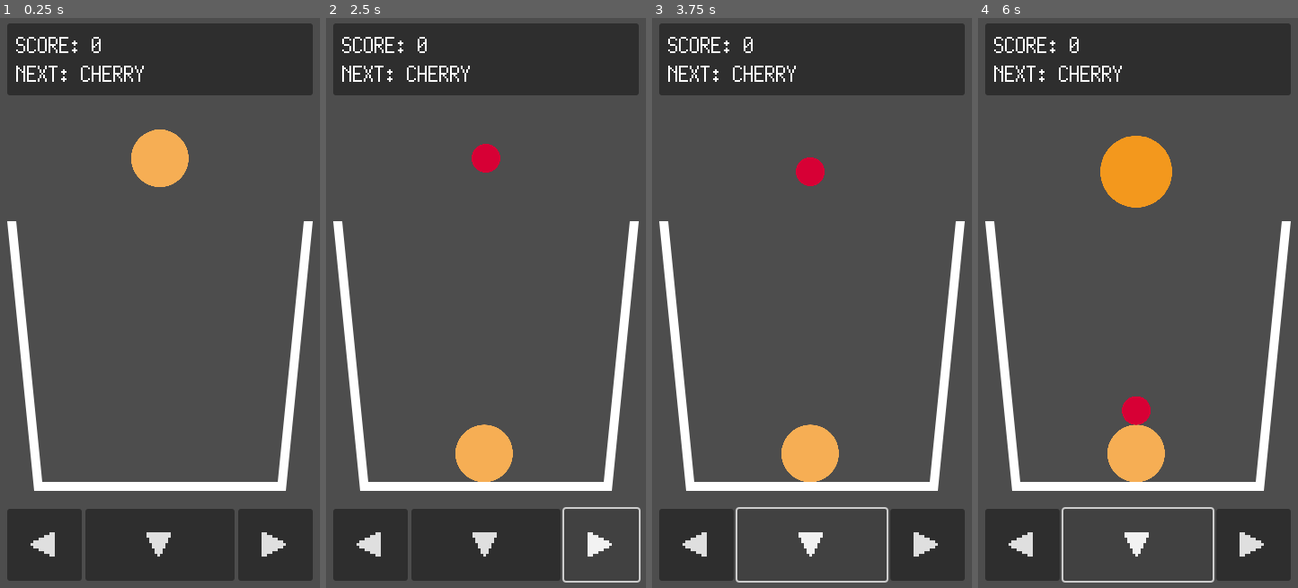
Above: before the commit, frames 1-4 (left to right).
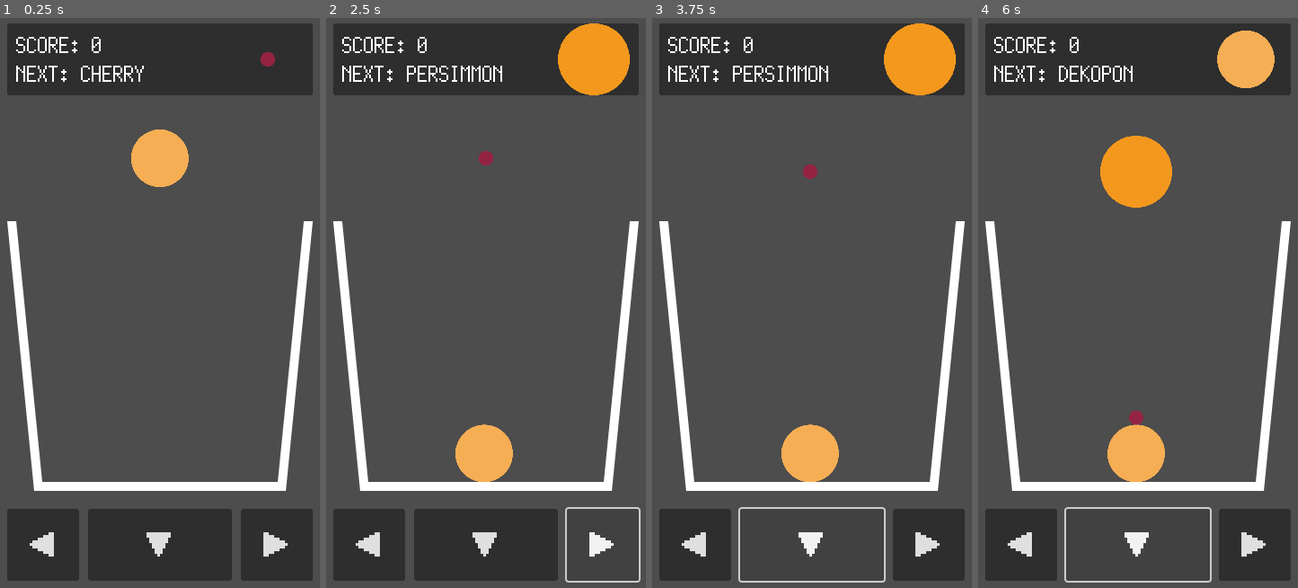
Above: after the commit, the same moments.

Repository: kamikoloss/fruits-puzzle
Game: Godot game, scene res://scenes/main.tscn
The game is run twice, just before and just after one commit, with the same random seed, the same clock (stepped at 60 frames per second) and the same inputs.
Inputs:
- Up to frame 1 (0.25 s): no input
- Up to frame 2 (2.5 s): click "◀" at 0.5 s; click "▼" at 1.25 s; click "▶" at 2 s
- Up to frame 3 (3.75 s): click "◀" at 2.75 s; click "▼" at 3.5 s
- Up to frame 4 (6 s): click "▶" at 4.25 s; click "◀" at 5 s; click "▼" at 5.75 s

The runs differ from the first frame. In frame 1, 0.6% of the frame differs, in the area x 9-90%, y 5-99%; in frame 2, 3.4%; in frame 3, 3.5%, in the area x 9-95%, y 0-100%; in frame 4, 2.6%.

Commit message:
次のフルーツを表示するようにした

Diff:
--- a/scenes/game.gd
+++ b/scenes/game.gd
@@ -16,12 +16,13 @@
 
 # 現在/次のフルーツ
 var _current_fruit = null
-var _next_fruit = null
 var _current_fruit_id = 0
+var _next_fruit_type = Global.FruitType.NONE
+var _next_fruit_sprite = null
 
 # UI
-var _text_score = null
-var _text_next = null
+var _score_text = null
+var _next_text = null
 
 # ボタンの状態
 var _is_button_left_down = false
@@ -34,10 +35,12 @@
 	Global.score_changed.connect(_on_score_changed)
 
 	# UI
-	_text_score = $"../UI/CanvasLayer/VBoxContainer/Header/MarginContainer/Scores/TextScore"
-	_text_next = $"../UI/CanvasLayer/VBoxContainer/Header/MarginContainer/Scores/TextNext"
-	_text_score.text = "SCORE: {0}".format([0])
+	_score_text = $"../UI/CanvasLayer/VBoxContainer/Header/MarginContainer/Texts/Score"
+	_next_text = $"../UI/CanvasLayer/VBoxContainer/Header/MarginContainer/Texts/Next"
+	_next_fruit_sprite = $"../UI/CanvasLayer/VBoxContainer/Header/NextFruit"
+	_score_text.text = "SCORE: {0}".format([0])
 
+	_choose_next_fruit()
 	_create_new_fruit()
 
 
@@ -46,23 +49,23 @@
 	_move_fruit()
 
 
-func _on_button_left_button_down():
+func _on_left_button_down():
 	_is_button_left_down = true
 
 
-func _on_button_left_button_up():
+func _on_left_button_up():
 	_is_button_left_down = false
 
 
-func _on_button_right_button_down():
+func _on_right_button_down():
 	_is_button_right_down = true
 
 
-func _on_button_right_button_up():
+func _on_right_button_up():
 	_is_button_right_down = false
 
 
-func _on_button_drop_button_up():
+func _on_drop_button_up():
 	if _current_fruit == null:
 		return
 
@@ -79,22 +82,35 @@
 
 # スコア変更時の処理
 func _on_score_changed(score):
-	_text_score.text = "SCORE: {0}".format([score])
+	_score_text.text = "SCORE: {0}".format([score])
 
 
-# 新しいフルーツを生成する
-# TODO: 引数でフルーツの種類を指定できるようにする
+# 新しいフルーツを作成する
 func _create_new_fruit():
 	_current_fruit = FRUIT_SCENE.instantiate()
-
-	var _new_type = FRUIT_DEFAULT_TYPES[randi() % FRUIT_DEFAULT_TYPES.size()]
-	#_text_next.text = "NEXT: {0}.format(_new_type)"
-
-	_current_fruit.setup(_current_fruit_id, _new_type)
+	_current_fruit.setup(_current_fruit_id, _next_fruit_type)
 	_current_fruit_id += 1
 	_current_fruit.global_position = FRUIT_DEFAULT_POSITION
 	_current_fruit.get_node("RigidBody2D").freeze = true
 	get_tree().root.get_node("Main/Fruits").add_child(_current_fruit)
+
+	_choose_next_fruit()
+
+
+# 次のフルーツを選択する
+func _choose_next_fruit():
+	# 次のフルーツの種類を抽選する
+	_next_fruit_type = FRUIT_DEFAULT_TYPES[randi() % FRUIT_DEFAULT_TYPES.size()]
+	var _next_fruit_data = Global.FRUIT_DATA[_next_fruit_type]
+
+	# 次のフルーツの文字を更新する
+	var _next_fruit_name = _next_fruit_data["name"]
+	_next_text.text = "NEXT: {0}".format([_next_fruit_name])
+
+	# 次のフルーツの画像を更新する
+	var _next_scale = float(_next_fruit_data["scale"]) / 256
+	_next_fruit_sprite.scale = Vector2(_next_scale, _next_scale)
+	_next_fruit_sprite.modulate = Color(_next_fruit_data["color"])
 
 
 # フルーツを左右に動かす
--- a/scenes/main.tscn
+++ b/scenes/main.tscn
@@ -1,8 +1,9 @@
-[gd_scene load_steps=4 format=3 uid="uid://uph7lihu1wb7"]
+[gd_scene load_steps=5 format=3 uid="uid://uph7lihu1wb7"]
 
 [ext_resource type="FontFile" uid="uid://jximbhk1lb1i" path="res://fonts/PixelMplus12-Regular.ttf" id="1_5ec4u"]
 [ext_resource type="Script" path="res://scenes/game.gd" id="2_hhelc"]
 [ext_resource type="Texture2D" uid="uid://cb0vcrn03bpbn" path="res://images/bucket.png" id="3_lcnow"]
+[ext_resource type="Texture2D" uid="uid://f5a5phy22pqb" path="res://images/circle.png" id="4_i064j"]
 
 [node name="Main" type="Node"]
 
@@ -36,22 +37,29 @@
 theme_override_constants/margin_right = 10
 theme_override_constants/margin_bottom = 10
 
-[node name="Scores" type="VBoxContainer" parent="UI/CanvasLayer/VBoxContainer/Header/MarginContainer"]
+[node name="Texts" type="VBoxContainer" parent="UI/CanvasLayer/VBoxContainer/Header/MarginContainer"]
 layout_mode = 2
 
-[node name="TextScore" type="RichTextLabel" parent="UI/CanvasLayer/VBoxContainer/Header/MarginContainer/Scores"]
+[node name="Score" type="RichTextLabel" parent="UI/CanvasLayer/VBoxContainer/Header/MarginContainer/Texts"]
 layout_mode = 2
 size_flags_vertical = 3
 theme_override_fonts/normal_font = ExtResource("1_5ec4u")
 theme_override_font_sizes/normal_font_size = 24
 text = "SCORE: 9999"
+fit_content = true
 
-[node name="TextNext" type="RichTextLabel" parent="UI/CanvasLayer/VBoxContainer/Header/MarginContainer/Scores"]
+[node name="Next" type="RichTextLabel" parent="UI/CanvasLayer/VBoxContainer/Header/MarginContainer/Texts"]
 layout_mode = 2
 size_flags_vertical = 3
 theme_override_fonts/normal_font = ExtResource("1_5ec4u")
 theme_override_font_sizes/normal_font_size = 24
 text = "NEXT: CHERRY"
+fit_content = true
+
+[node name="NextFruit" type="Sprite2D" parent="UI/CanvasLayer/VBoxContainer/Header"]
+position = Vector2(300, 50)
+scale = Vector2(0.125, 0.125)
+texture = ExtResource("4_i064j")
 
 [node name="Body" type="MarginContainer" parent="UI/CanvasLayer/VBoxContainer"]
 layout_mode = 2
@@ -67,15 +75,16 @@
 
 [node name="Buttons" type="HBoxContainer" parent="UI/CanvasLayer/VBoxContainer/Footer"]
 layout_mode = 2
+theme_override_constants/separation = 10
 
-[node name="ButtonLeft" type="Button" parent="UI/CanvasLayer/VBoxContainer/Footer/Buttons"]
+[node name="Left" type="Button" parent="UI/CanvasLayer/VBoxContainer/Footer/Buttons"]
 layout_mode = 2
 size_flags_horizontal = 3
 theme_override_fonts/font = ExtResource("1_5ec4u")
 theme_override_font_sizes/font_size = 36
 text = "◀"
 
-[node name="ButtonDrop" type="Button" parent="UI/CanvasLayer/VBoxContainer/Footer/Buttons"]
+[node name="Drop" type="Button" parent="UI/CanvasLayer/VBoxContainer/Footer/Buttons"]
 layout_mode = 2
 size_flags_horizontal = 3
 size_flags_stretch_ratio = 2.0
@@ -83,7 +92,7 @@
 theme_override_font_sizes/font_size = 36
 text = "▼"
 
-[node name="ButtonRight" type="Button" parent="UI/CanvasLayer/VBoxContainer/Footer/Buttons"]
+[node name="Right" type="Button" parent="UI/CanvasLayer/VBoxContainer/Footer/Buttons"]
 layout_mode = 2
 size_flags_horizontal = 3
 theme_override_fonts/font = ExtResource("1_5ec4u")
@@ -104,8 +113,8 @@
 
 [node name="Fruits" type="Node2D" parent="."]
 
-[connection signal="button_down" from="UI/CanvasLayer/VBoxContainer/Footer/Buttons/ButtonLeft" to="Game" method="_on_button_left_button_down"]
-[connection signal="button_up" from="UI/CanvasLayer/VBoxContainer/Footer/Buttons/ButtonLeft" to="Game" method="_on_button_left_button_up"]
-[connection signal="button_up" from="UI/CanvasLayer/VBoxContainer/Footer/Buttons/ButtonDrop" to="Game" method="_on_button_drop_button_up"]
-[connection signal="button_down" from="UI/CanvasLayer/VBoxContainer/Footer/Buttons/ButtonRight" to="Game" method="_on_button_right_button_down"]
-[connection signal="button_up" from="UI/CanvasLayer/VBoxContainer/Footer/Buttons/ButtonRight" to="Game" method="_on_button_right_button_up"]
+[connection signal="button_down" from="UI/CanvasLayer/VBoxContainer/Footer/Buttons/Left" to="Game" method="_on_left_button_down"]
+[connection signal="button_up" from="UI/CanvasLayer/VBoxContainer/Footer/Buttons/Left" to="Game" method="_on_left_button_up"]
+[connection signal="button_up" from="UI/CanvasLayer/VBoxContainer/Footer/Buttons/Drop" to="Game" method="_on_drop_button_up"]
+[connection signal="button_down" from="UI/CanvasLayer/VBoxContainer/Footer/Buttons/Right" to="Game" method="_on_right_button_down"]
+[connection signal="button_up" from="UI/CanvasLayer/VBoxContainer/Footer/Buttons/Right" to="Game" method="_on_right_button_up"]
